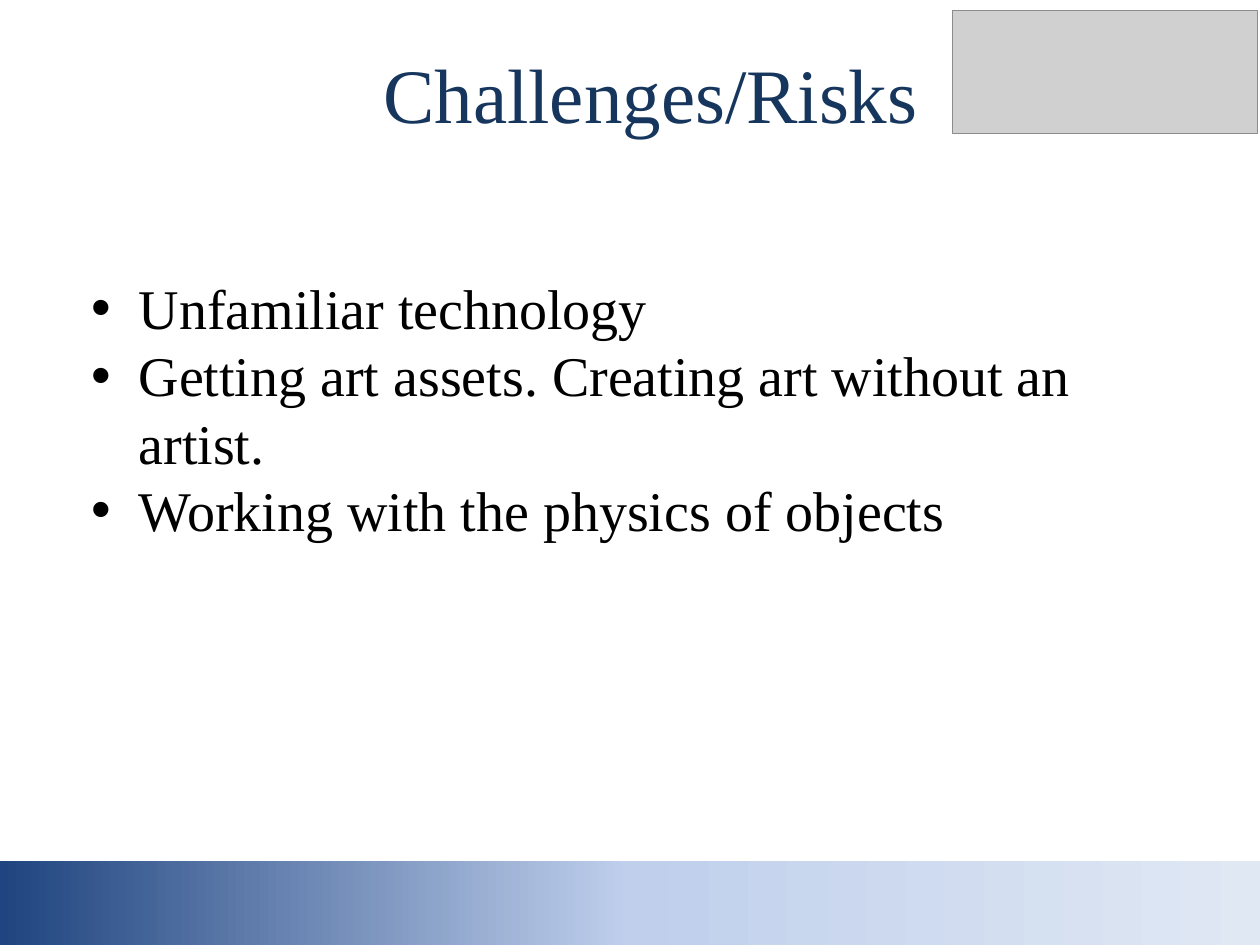
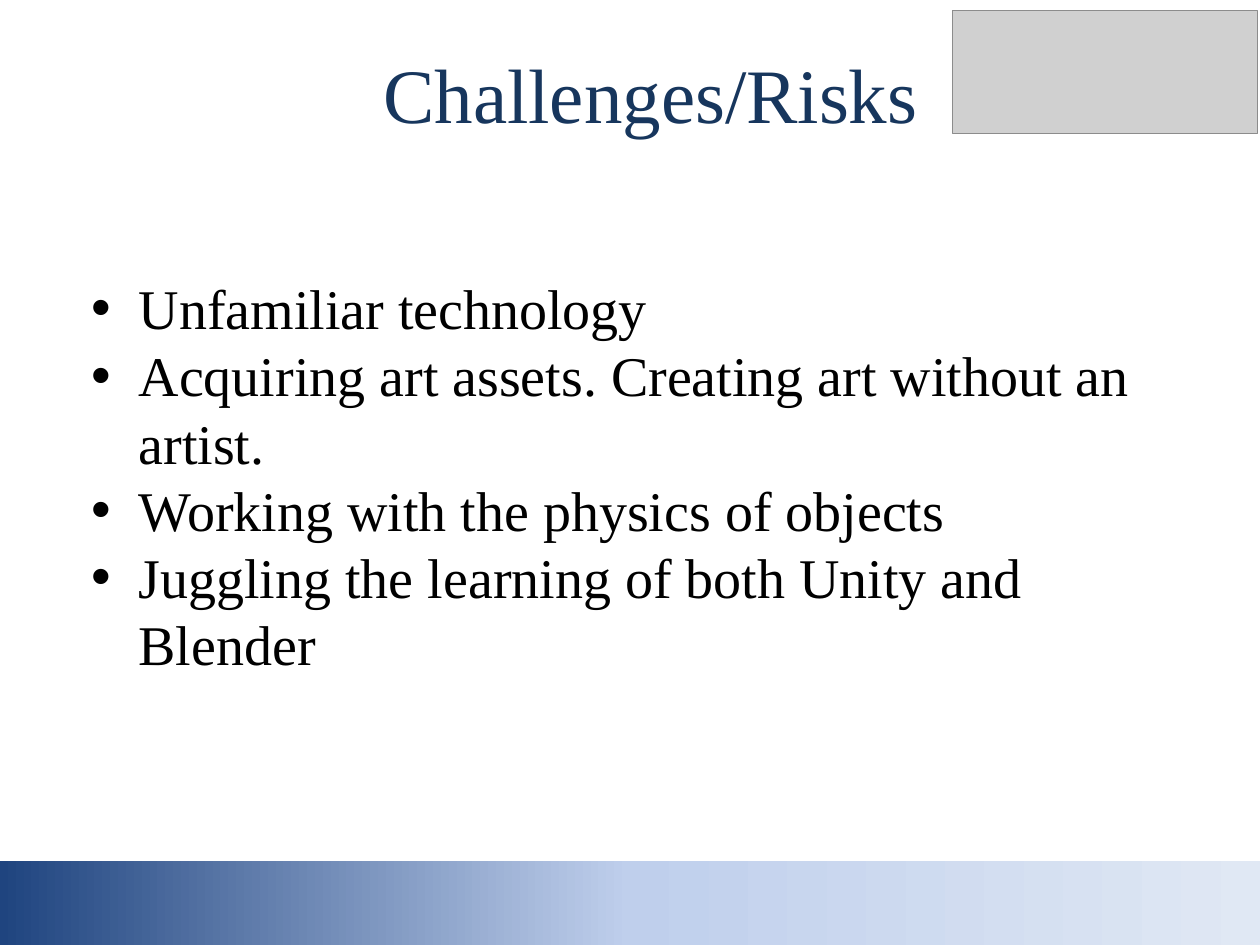
Before and after one commit to Stazfire/CSE115A-Rage-Quit, a slide deck: slide 10 of Rage Quit Initial.pptx. Drawn at 1260x945 pixels with LibreOffice and Linux fonts; fonts in the diff are those of the drawing; grey boxes stand for pictures. Boxes give left, top, right and bottom in pixels: in the first picture for what was removed or moved away, otherwise in the second. Text is boxed around its words. In the diff, an @@ line names an element or a change of style, - is before the commit and + after.

```diff
--- a/Rage Quit Initial.pptx
+++ b/Rage Quit Initial.pptx
@@ text at box(139, 357, 1129, 465): text changed @@
-• Getting art assets. Creating art without an artist.
+• Acquiring art assets. Creating art without an artist.
@@ text at box(139, 558, 1022, 666): paragraph added @@
+• Juggling the learning of both Unity and Blender
```
Also in this commit, not shown: 6 other slides changed.
